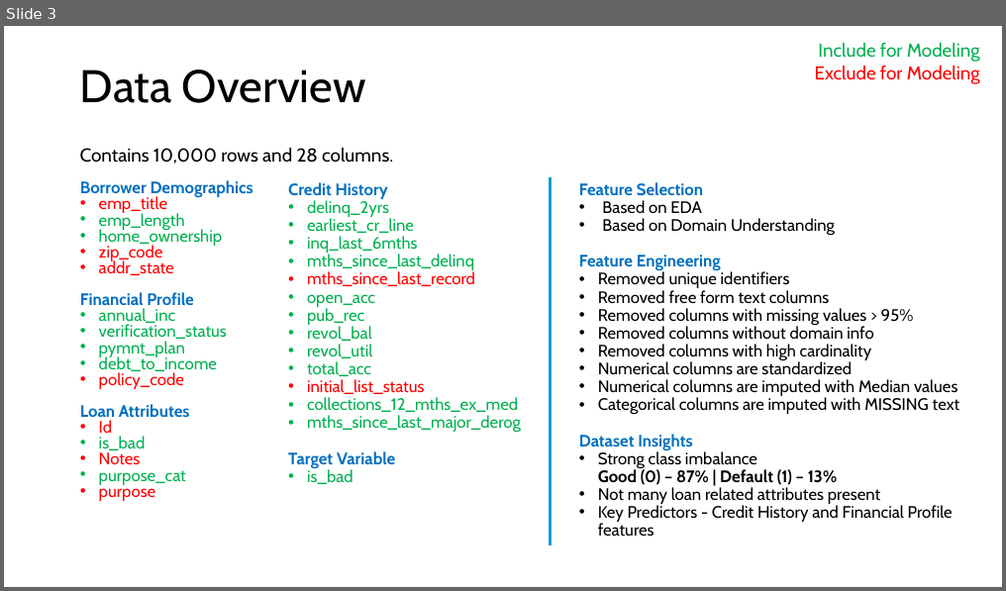
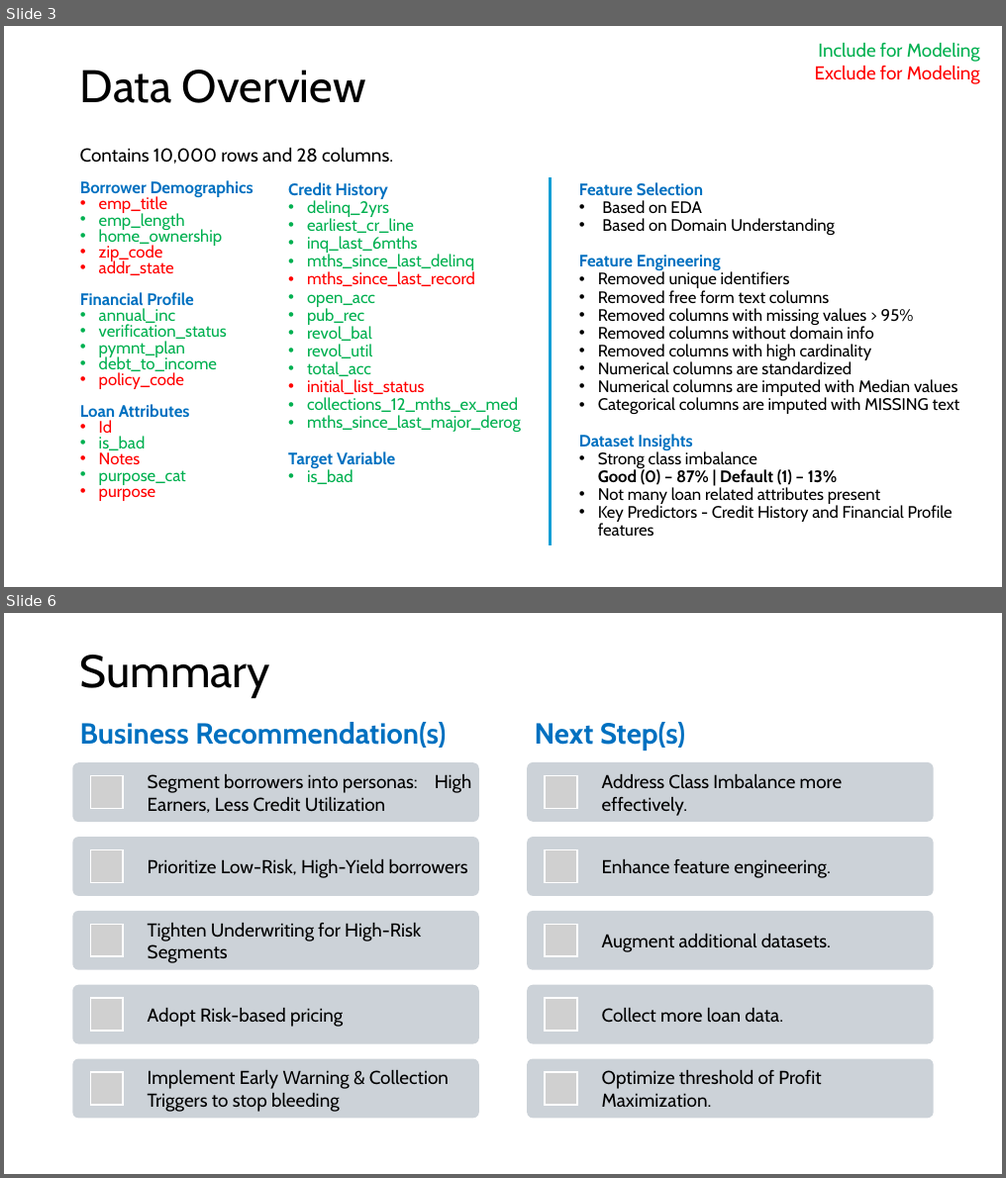
Before and after one commit to mvsundaresan/LendingClub, a slide deck: LendingClubAnalysis.pptx. Shown one above the other, each under a label of ours: slide 3 before the commit, slides 3 and 6 after it; the slides between them are not shown. The pictures are 1006x591 and 1006x1178 pixels, drawn with LibreOffice and Linux fonts; fonts in the diff are those of the drawing; grey boxes stand for pictures. Boxes give left, top, right and bottom in pixels: in the first picture for what was removed or moved away, otherwise in the second. Text is boxed around its words. In the diff, an @@ line names an element or a change of style, - is before the commit and + after.

```diff
--- a/LendingClubAnalysis.pptx
+++ b/LendingClubAnalysis.pptx
@@ slide 6 added at box(4, 613, 1002, 1174), background #FFFFFF @@
@@ title added at box(80, 655, 270, 698), 44 pt, text #000000 @@
+Summary
@@ text added at box(80, 722, 446, 748), 28 pt, text #0070C0, bold @@
+Business Recommendation(s)
@@ text added at box(535, 722, 685, 751), 28 pt, text #0070C0, bold @@
+Next Step(s)
@@ group added at box(73, 762, 479, 1118): 5 rounded rectangles, 5 pictures, 5 texts @@
+Segment borrowers into personas: High Earners, Less Credit Utilization
+Prioritize Low-Risk, High-Yield borrowers
+Tighten Underwriting for High-Risk Segments
+Adopt Risk-based pricing
+Implement Early Warning & Collection Triggers to stop bleeding
@@ group added at box(528, 762, 934, 1118): 5 rounded rectangles, 5 pictures, 5 texts @@
+Address Class Imbalance more effectively.
+Enhance feature engineering.
+Augment additional datasets.
+Collect more loan data.
+Optimize threshold of Profit Maximization.
```
Also in this commit, not shown: 3 slides changed, 1 other slide added, 2 slides removed, 1 other file.
